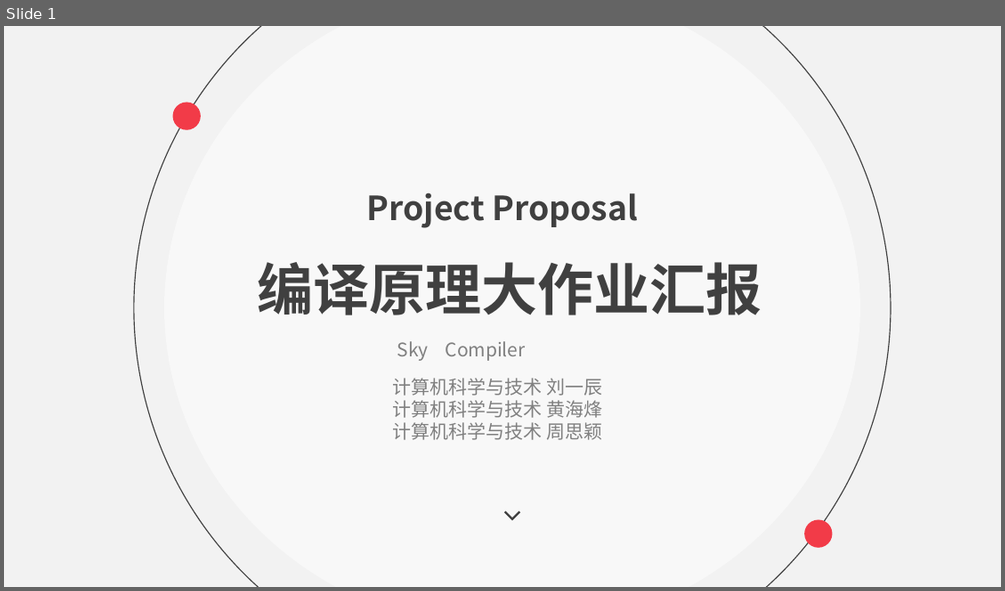
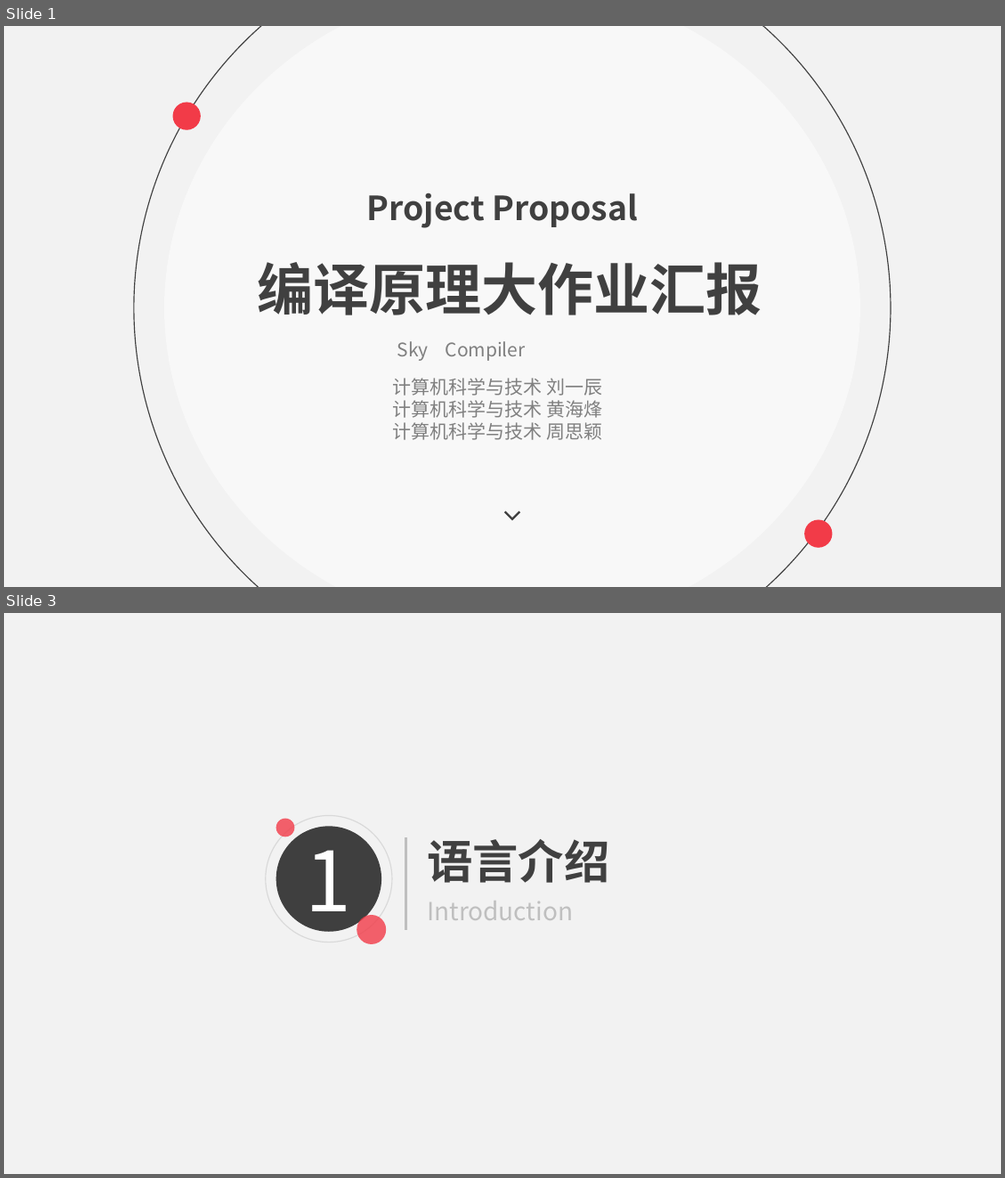
Before and after one commit to Skyminers/SkyCompiler, a slide deck: doc/SkyCompiler.pptx. Shown one above the other, each under a label of ours: slide 1 before the commit, slides 1 and 3 after it; the slides between them are not shown. The pictures are 1005x591 and 1005x1178 pixels, drawn with LibreOffice and Linux fonts; fonts in the diff are those of the drawing. Boxes give left, top, right and bottom in pixels: in the first picture for what was removed or moved away, otherwise in the second. Text is boxed around its words. In the diff, an @@ line names an element or a change of style, - is before the commit and + after.

```diff
--- a/doc/SkyCompiler.pptx
+++ b/doc/SkyCompiler.pptx
@@ slide 3 added at <box>4,613,1001,1174</box>, background #F2F2F2 @@
@@ group added at <box>266,816,392,944</box>: 4 ellipses @@
+1
@@ line added from (406, 838) to (406, 930), #BFBFBF 3 pt @@
@@ text added at <box>427,839,609,883</box>, 44 pt, text #404040, bold @@
+语言介绍
@@ text added at <box>427,900,573,920</box>, 24 pt, text #BFBFBF @@
+Introduction
```
Also in this commit, not shown: 4 slides changed, 8 other slides added, 2 slides removed, 1 other file.
